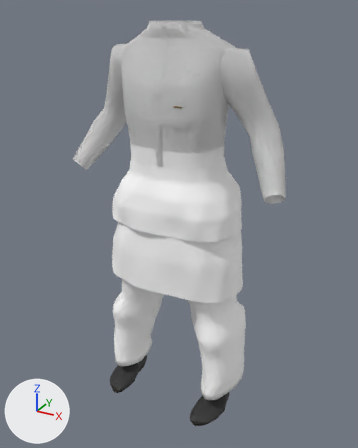
Renders of the glTF model assets/models/timzy-wardrobe.glb from each side of a commit.
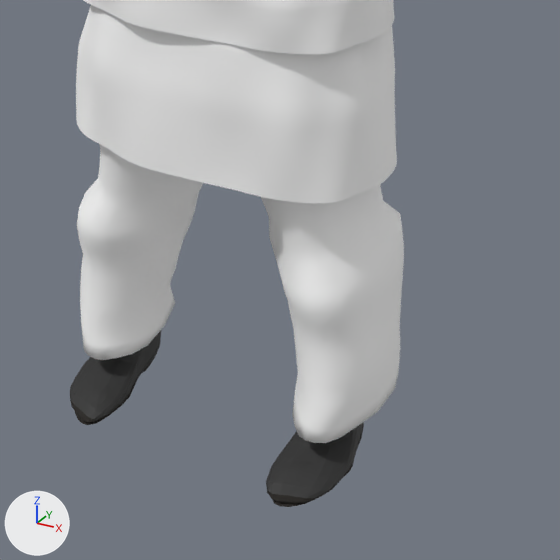
Old and new are each drawn whole from a 50 mm camera at (0.901, -1.651, 1.613) aimed at (0.009, -0.029, 0.802) and again close up on the part from 23% to 86% of the width and 49% to 100% of the height. The lights are fixed; the arrows at lower left show +X, +Y and +Z. The first two pictures are the older version. Where no turn or scale is listed for an object, it has been applied to the vertices.

Objects in the first close-up: 'Sole', 'Tailored long tunic', 'Tailored long tunic.001', 'Upper', 'Wool trousers'.
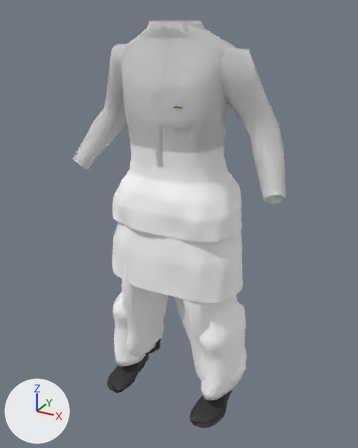
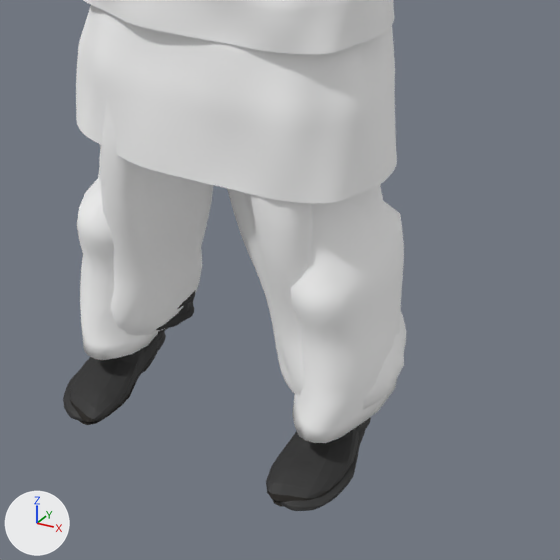
Edits to the bpy script that builds the scene:
```text
Add me_mesh_11:
    me_mesh_11.from_pydata(...)  # 15308 vertices, 30768 faces; spans x -0.29..0.29, y -0.245..0.064, z 0.001..0.171
    me_mesh_11.materials.append(mat_shoe_upper)  # black #2c2c2c
Add me_mesh_10:
    me_mesh_10.from_pydata(...)  # 5527 vertices, 10912 faces; spans x -0.317..0.317, y -0.194..0.14, z 0.092..0.918
    me_mesh_10.materials.append(mat_main_fabric_trousers)  # white #ffffff
Add ob_tallbootsmesh:
    ob_tallbootsmesh = bpy.data.objects.new('TallBootsMesh', me_mesh_11)
    ob_tallbootsmesh.location = (0.0, 0.0, 0.0)
Add ob_relaxedtrousersmesh:
    ob_relaxedtrousersmesh = bpy.data.objects.new('RelaxedTrousersMesh', me_mesh_10)
    ob_relaxedtrousersmesh.location = (0.0, 0.0, 0.0)
```

Changed parts and their boxes (x1, y1, x2, y2) in the close-ups (560 x 560 px):
'RelaxedTrousersMesh', added: after (99, 99, 406, 410)
'TallBootsMesh', added (mostly hidden): after (63, 291, 371, 511)
